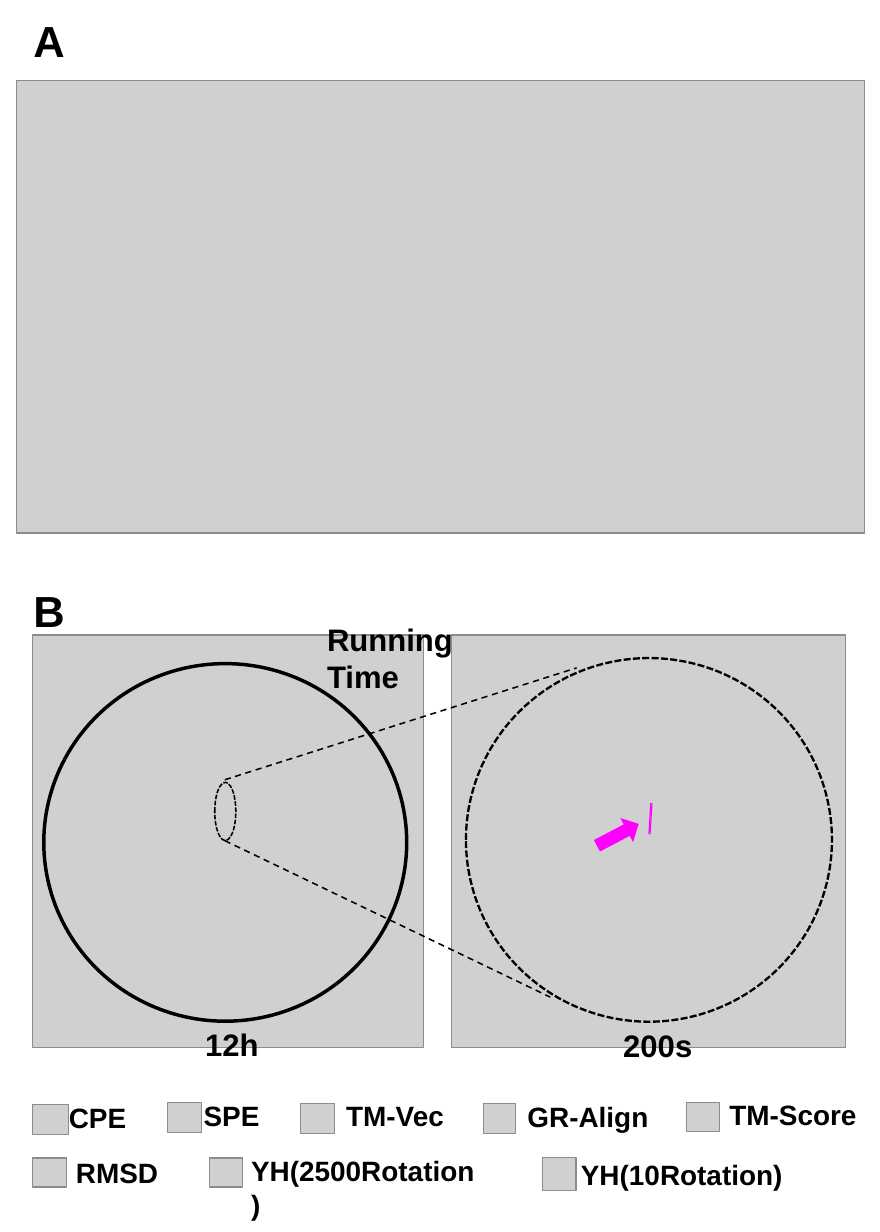
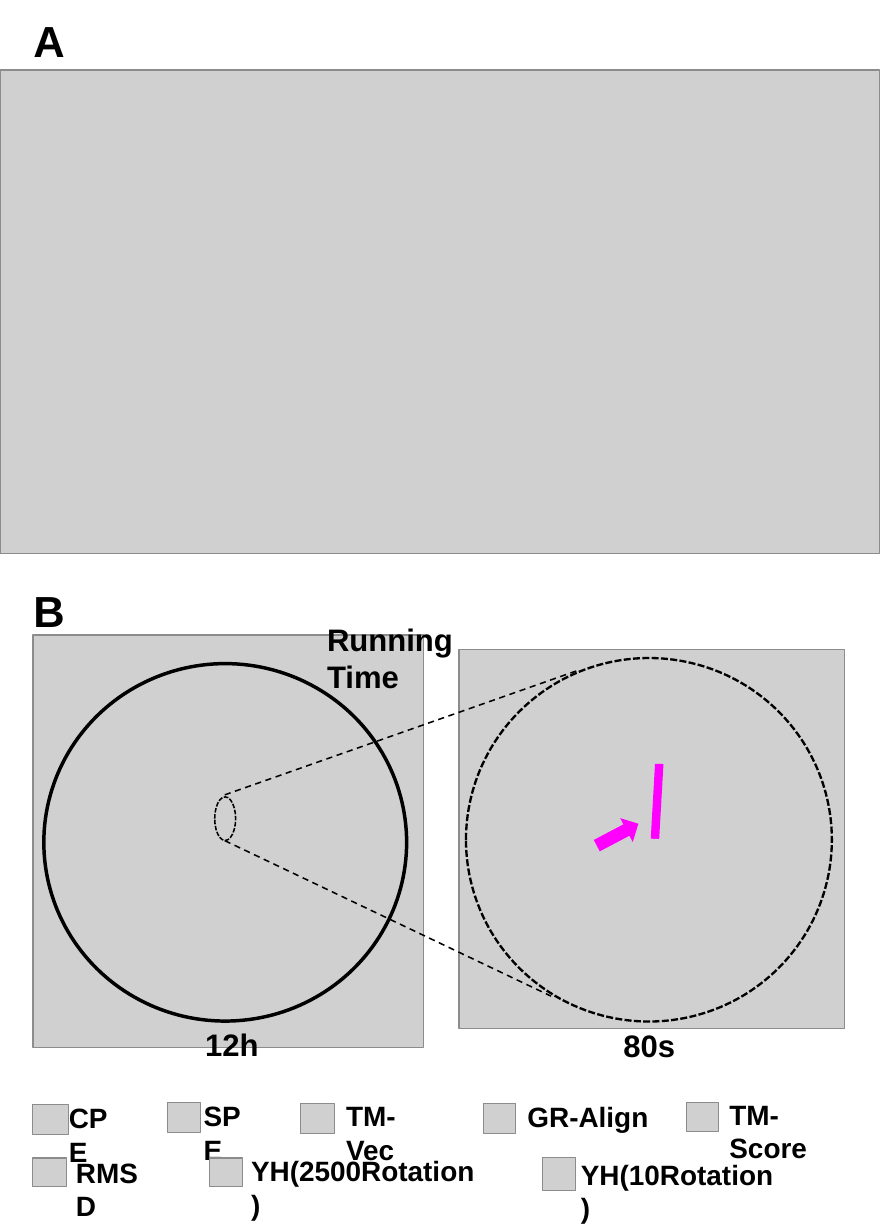
Before and after one commit to mirzaie-mehdi/ProteinEnergyProfileSimilarity, a slide deck: slide 1 of Fig_Manuscript/Revised/Figure/Fig7_new.pptx. Drawn at 880x1232 pixels with LibreOffice and Linux fonts; fonts in the diff are those of the drawing; grey boxes stand for pictures. Boxes give left, top, right and bottom in pixels: in the first picture for what was removed or moved away, otherwise in the second. Text is boxed around its words. In the diff, an @@ line names an element or a change of style, - is before the commit and + after.

```diff
--- a/Fig_Manuscript/Revised/Figure/Fig7_new.pptx
+++ b/Fig_Manuscript/Revised/Figure/Fig7_new.pptx
@@ picture: place and size @@
-picture at bbox=[17, 80, 864, 533]
+picture at bbox=[0, 70, 879, 553]
@@ picture: place and size @@
-picture at bbox=[451, 634, 845, 1046]
+picture at bbox=[459, 649, 844, 1027]
@@ line moved from (224, 779) - (576, 668) to (224, 794) - (577, 670) @@
@@ line moved from (651, 803) - (650, 833) to (657, 764) - (652, 839) @@
@@ line (657, 764) - (652, 839): stroke #FF00FF 0.75 pt to #FF00FF 3 pt @@
@@ line moved from (650, 803) - (649, 833) to (661, 764) - (657, 839) @@
@@ line (661, 764) - (657, 839): stroke #FF00FF 0.75 pt to #FF00FF 3 pt @@
@@ ellipse: place and size @@
-ellipse at bbox=[214, 782, 236, 840]
+ellipse at bbox=[214, 796, 236, 840]
@@ text removed at bbox=[623, 1035, 692, 1064] @@
-200s
@@ text added at bbox=[623, 1035, 675, 1058], 20 pt, text #000000, bold @@
+80s
@@ text "TM-Score" rewrapped from bbox=[729, 1105, 856, 1126] to bbox=[729, 1105, 807, 1159] @@
```
Also in this commit, not shown: 5 other files.
